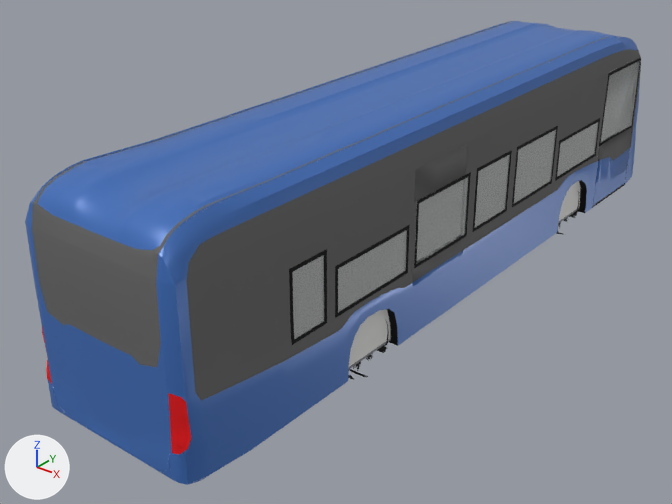
An edit to the glTF model assets/vehicles/brt_bus.glb, drawn before and after from the same camera.
One viewpoint serves both versions: a 50 mm camera at (7.48, -11.2, 7.05) aimed at (-0.63, -1.06, 0.76). The axes (+X, +Y, +Z) are drawn at lower left. The lights are the same throughout. The first picture is the older version. Where no turn or scale is listed for an object, it has been applied to the vertices. Vertices at exactly the same position are counted once.

In view in the first picture: 'body', 'door_P1', 'door_P2', 'wheel_RR' and 1 more.
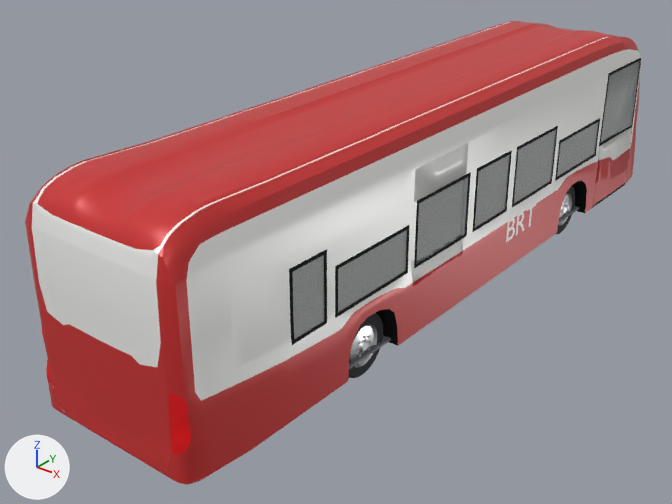
Changed parts and their boxes [x1, y1, x2, y2] in the pictures (672 x 504 px; the box of a moved part takes in the faces that stretch with it):
'wheel_RR', reshaped (mostly hidden before): before [348, 321, 389, 380]; after [348, 313, 383, 378]
part 1 of me_body, reshaped: before [559, 181, 581, 221]; after [506, 203, 536, 242]
part 2 of me_body, moved or reshaped (not visible afterwards): before [349, 309, 391, 367]
part 3 of me_body, recoloured: [32, 22, 641, 401] in both
part 4 of me_body, recoloured: [25, 21, 640, 485] in both
part 5 of me_door_p1, recoloured: [599, 66, 641, 161] in both
part 6 of me_door_p1, recoloured: [593, 148, 630, 205] in both
part 7 of me_door_p2, recoloured: [411, 143, 468, 282] in both
part 8 of me_door_p2, recoloured: [411, 251, 463, 335] in both
part 9 of me_wheel_rr, added: after [348, 313, 383, 378]
part 10 of me_wheel_rr, deleted (mostly hidden): before [348, 321, 389, 380]
part 11 of me_wheel_rr, deleted (mostly hidden): before [353, 354, 373, 371]

The change, as a diff of the scene's bpy script:
```diff
--- a/assets/vehicles/brt_bus.glb.py
+++ b/assets/vehicles/brt_bus.glb.py
@@ mat_brt_white @@
+mat_brt_white = principled_material('brt_white')
+mat_brt_white.base_color = (0.92, 0.92, 0.9)  # white #f6f6f3
+mat_brt_white.metallic = 0.1
+mat_brt_white.roughness = 0.35
@@ mat_brt_red @@
+mat_brt_red = principled_material('brt_red')
+mat_brt_red.base_color = (0.62, 0.03, 0.03)  # red #ce3030
+mat_brt_red.metallic = 0.1
+mat_brt_red.roughness = 0.35
@@ me_body @@
-me_body.from_pydata(...)  # 11126 vertices, 16603 faces; spans x -1.3..1.27, y -6.0..6.01, z 0.19..3.37
+me_body.from_pydata(...)  # 12267 vertices, 18958 faces; spans x -1.3..1.27, y -6.0..6.01, z 0.27..3.37
+# me_body part 1: 10 vertices moved from x -1.14..1.14, y 2.6..4.0, z 0.36..1.02 to x -1.14..1.14, y 2.6..4.0, z 1.02..1.05; 2 vertices removed from x -0.8..0.8, y 2.6..4.0, z 1.02; 834 vertices added at x -1.27..1.27, y 0.82..4.0, z 0.78..1.16
+# me_body part 2: 10 vertices moved from x -1.14..1.14, y -3.3..-1.9, z 0.36..1.02 to x -1.14..1.14, y -3.3..-1.9, z 1.02..1.05; 2 vertices removed from x -0.8..0.8, y -3.3..-1.9, z 1.02; 2 vertices added at x -0.72..0.72, y -3.3..-1.9, z 1.02
+# me_body part 3: 1475 faces spanning x -1.26..1.26, y -5.98..6.0, z 0.54..3.35 switch from mat_material_001 (dark grey #656565) to mat_brt_white (white #f6f6f3)
+# me_body part 4: 2878 faces spanning x -1.26..1.26, y -6.0..6.0, z 0.27..3.37 switch from mat_brt_blue (blue #3f6fbc) to mat_brt_red (red #ce3030)
+# other edits to the shape of me_body do not show in these pictures
 me_body.materials.append(mat_bus_glass)
@@ me_body @@
 me_body.materials.append(mat_material_002)
-me_body.materials.append(mat_material_006)  # black #272727
 me_body.materials.append(mat_bus_lining)
@@ me_door_p1 @@
 me_door_p1.from_pydata(...)  # 436 vertices, 908 faces; spans x -0.04..0.04, y -0.73..0.73, z 0.0..2.49
+# me_door_p1 part 5: all 54 faces that had it switch from mat_material_001 (dark grey #656565) to mat_brt_white (white #f6f6f3)
+# me_door_p1 part 6: all 39 faces that had it switch from mat_brt_blue (blue #3f6fbc) to mat_brt_red (red #ce3030)
 me_door_p1.materials.append(mat_bus_glass)
@@ me_door_p2 @@
 me_door_p2.from_pydata(...)  # 202 vertices, 428 faces; spans x -0.04..0.04, y -0.65..0.65, z 0.0..2.49
+# me_door_p2 part 7: all 32 faces that had it switch from mat_material_001 (dark grey #656565) to mat_brt_white (white #f6f6f3)
+# me_door_p2 part 8: all 26 faces that had it switch from mat_brt_blue (blue #3f6fbc) to mat_brt_red (red #ce3030)
 me_door_p2.materials.append(mat_bus_glass)
@@ me_wheel_rr @@
-me_wheel_rr.from_pydata(...)  # 840 vertices, 1060 faces; spans x -0.254..0.254, y -0.476..0.477, z -0.477..0.477
-me_wheel_rr.materials.append(mat_material_006)  # black #272727
+me_wheel_rr.from_pydata(...)  # 404 vertices, 772 faces; spans x -0.15..0.17, y -0.477..0.477, z -0.477..0.477
+# me_wheel_rr part 9: a new loose piece of 308 vertices spanning x -0.15..0.17, y -0.477..0.477, z -0.477..0.477
+# me_wheel_rr part 10: 18 loose pieces with 523 vertices, spanning x -0.254..0.254, y -0.476..0.477, z -0.477..0.477, are deleted
+# me_wheel_rr part 11: 317 vertices removed from x 0.006..0.194, y -0.357..0.333, z -0.306..0.35
+# other edits to the shape of me_wheel_rr do not show in these pictures
+me_wheel_rr.materials.append(mat_bus_tyre)  # black #2c2c2f
+me_wheel_rr.materials.append(mat_bus_rim)  # white #e1e2e5
```
